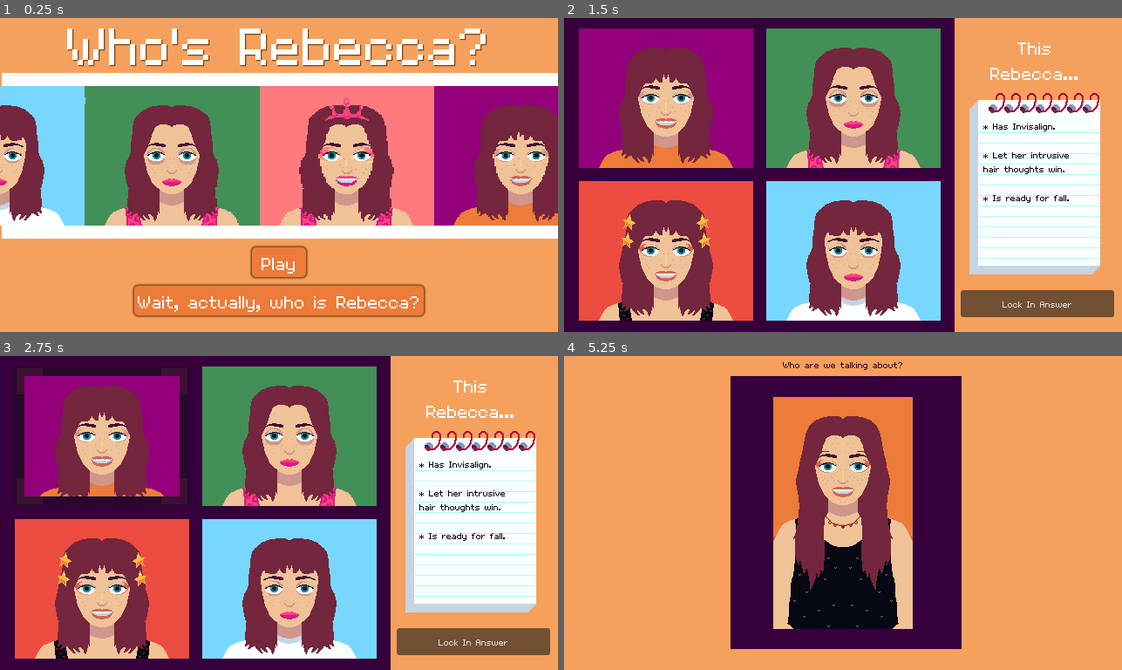
Above: before the commit, frames 1-4 (two rows, left to right).
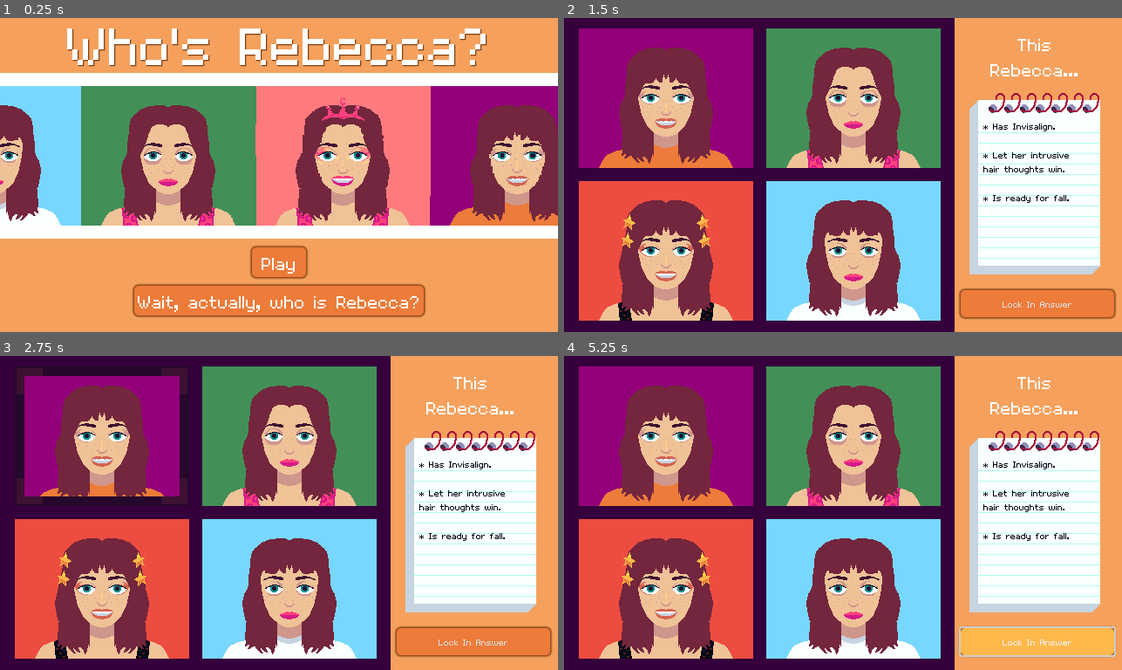
Above: after the commit, the same moments.

Repository: jadicodes/whos-rebecca
Game: Godot game, scene res://main/main.tscn
Same seed, same stepped clock (60 frames per second), same inputs: the game is played once before the commit and once after it.
Inputs (mouse positions are in pixels of both pictures, inside the frame that each line leads up to):
- Up to frame 1 (0.25 s): no input
- Up to frame 2 (1.5 s): click "Play" at 0.5 s; click (843, 175) at 1.25 s
- Up to frame 3 (2.75 s): click (100, 437) at 2.02 s
- Up to frame 4 (5.25 s): click "Lock In Answer" at 2.75 s; click (843, 513) at 3.52 s; click (664, 437) at 4.27 s; click "Lock In Answer" at 5 s

The runs differ from the first frame. In frame 1, 5.9% of the frame differs, in the area x 0-100%, y 17-71%; in frame 2, 3.0%; in frame 3, 3.0%; in frame 4, 78%, in the area x 0-99%, y 0-100%.

Commit message:
Only allow selection of one portrait button at a time

Diff:
--- a/project/game/game.gd
+++ b/project/game/game.gd
@@ -1,10 +1,20 @@
 extends Control
 
-signal answer_locked_in
+signal correct
+signal wrong
+
+var correct_rebecca: CharacterBase
+var selected_rebecca: CharacterBase
 
 @export var _rebeccas: Array[CharacterBase]
 @onready var _portrait_grid = %PortraitGridContainer
 
+
+func _ready():
+	%PortraitButton.portrait_pressed.connect(_on_portrait_button_pressed.bind(%PortraitButton))
+	%PortraitButton2.portrait_pressed.connect(_on_portrait_button_pressed.bind(%PortraitButton2))
+	%PortraitButton3.portrait_pressed.connect(_on_portrait_button_pressed.bind(%PortraitButton3))
+	%PortraitButton4.portrait_pressed.connect(_on_portrait_button_pressed.bind(%PortraitButton4))
 
 # Choose 4 random Rebecca's from the array of all Rebecca's
 
@@ -18,7 +28,8 @@
 		picked_characters.append(_rebeccas[n])
 
 	_create_portraits(picked_characters)
-	var correct_rebecca = picked_characters.pick_random()
+
+	correct_rebecca = picked_characters.pick_random()
 	_set_traits(correct_rebecca)
 
 
@@ -28,6 +39,7 @@
 	var counter = 0
 	for child in _portrait_grid.get_children():
 		child.texture = array_of_characters[counter].get_portrait()
+		child.set_rebecca(array_of_characters[counter])
 		counter += 1
 	counter = 0
 
@@ -36,11 +48,34 @@
 
 func _set_traits(rebecca):
 	rebecca.traits.shuffle()
-	print(rebecca.traits[0], rebecca.traits[1], rebecca.traits[2])
 	$Textbox.set_traits(rebecca.traits[0], rebecca.traits[1], rebecca.traits[2])
 
 
 # When lock in button is pressed, emit signal to alert main
 
 func _on_lock_in_button_pressed() -> void:
-	emit_signal("answer_locked_in")
+	print("s: " + str(selected_rebecca))
+	print("c: " + str(correct_rebecca))
+	if selected_rebecca == correct_rebecca:
+		print("win")
+		emit_signal("correct")
+	else:
+		print("lose")
+		emit_signal("wrong")
+
+
+func _on_portrait_button_pressed(portrait_button: PortraitButton):
+	print("SIGNAL RECIEVED!!!!!!!!")
+	selected_rebecca = portrait_button.get_rebecca()
+	print(portrait_button.get_rebecca())
+	print(selected_rebecca)
+	for child in _portrait_grid.get_children():
+		if child.get_rebecca() != selected_rebecca:
+			child.unpress()
+
+# When a button is pressed, all other buttons become unpressed.
+
+# When any button is pressed, the lock in button becomes enabled.
+# If no buttons are pressed, the lock in button becomes disabled.
+
+# If the lock in button is pressed, determine if the player picked the right Rebecca.
--- a/project/game/game.tscn
+++ b/project/game/game.tscn
@@ -15,6 +15,24 @@
 
 [sub_resource type="StyleBoxFlat" id="StyleBoxFlat_v0kvg"]
 bg_color = Color(0.207843, 0, 0.231373, 1)
+
+[sub_resource type="StyleBoxFlat" id="StyleBoxFlat_e83q5"]
+bg_color = Color(1, 0.721569, 0.290196, 1)
+corner_radius_top_left = 5
+corner_radius_top_right = 5
+corner_radius_bottom_right = 5
+corner_radius_bottom_left = 5
+shadow_color = Color(0.501961, 0.25098, 0.0705882, 1)
+shadow_size = 3
+
+[sub_resource type="StyleBoxFlat" id="StyleBoxFlat_2vr71"]
+bg_color = Color(0.929412, 0.482353, 0.223529, 1)
+corner_radius_top_left = 5
+corner_radius_top_right = 5
+corner_radius_bottom_right = 5
+corner_radius_bottom_left = 5
+shadow_color = Color(0.501961, 0.25098, 0.0705882, 1)
+shadow_size = 3
 
 [node name="Game" type="Control"]
 layout_mode = 3
@@ -74,15 +92,19 @@
 columns = 2
 
 [node name="PortraitButton" parent="PortraitContainerBackground/PortraitGridContainer" instance=ExtResource("11_awxjo")]
+unique_name_in_owner = true
 layout_mode = 2
 
 [node name="PortraitButton2" parent="PortraitContainerBackground/PortraitGridContainer" instance=ExtResource("11_awxjo")]
+unique_name_in_owner = true
 layout_mode = 2
 
 [node name="PortraitButton3" parent="PortraitContainerBackground/PortraitGridContainer" instance=ExtResource("11_awxjo")]
+unique_name_in_owner = true
 layout_mode = 2
 
 [node name="PortraitButton4" parent="PortraitContainerBackground/PortraitGridContainer" instance=ExtResource("11_awxjo")]
+unique_name_in_owner = true
 layout_mode = 2
 
 [node name="Textbox" parent="." instance=ExtResource("12_ar6a3")]
@@ -110,6 +132,10 @@
 offset_bottom = -17.0
 grow_horizontal = 0
 grow_vertical = 0
+theme_override_styles/hover = SubResource("StyleBoxFlat_e83q5")
+theme_override_styles/normal = SubResource("StyleBoxFlat_2vr71")
 text = "Lock In Answer"
 
+[connection signal="portrait_pressed" from="PortraitContainerBackground/PortraitGridContainer/PortraitButton" to="." method="_on_portrait_button_portrait_pressed"]
+[connection signal="portrait_pressed" from="PortraitContainerBackground/PortraitGridContainer/PortraitButton2" to="." method="_on_portrait_button_portrait_pressed"]
 [connection signal="pressed" from="LockInButton" to="." method="_on_lock_in_button_pressed"]
--- /dev/null
+++ b/project/game/portrait_buttons/portrait_button.gd
@@ -0,0 +1,27 @@
+class_name PortraitButton
+extends TextureRect
+
+signal portrait_pressed
+
+var rebecca: CharacterBase
+
+
+func set_rebecca(new_rebecca: CharacterBase):
+	rebecca = new_rebecca
+
+
+func get_rebecca() -> CharacterBase:
+	return rebecca
+
+
+func set_portrait():
+	texture = rebecca.portrait
+
+
+func _on_frame_button_pressed() -> void:
+	print("Pressed")
+	emit_signal("portrait_pressed")
+
+
+func unpress():
+	$FrameButton.button_pressed = false
--- a/project/game/portrait_buttons/portrait_button.tscn
+++ b/project/game/portrait_buttons/portrait_button.tscn
@@ -1,6 +1,7 @@
-[gd_scene load_steps=4 format=3 uid="uid://dvipta2vblwk6"]
+[gd_scene load_steps=5 format=3 uid="uid://dvipta2vblwk6"]
 
 [ext_resource type="Texture2D" uid="uid://m7aeq650wkmf" path="res://resources/rebecca_portrait_2.png" id="1_tovs1"]
+[ext_resource type="Script" path="res://game/portrait_buttons/portrait_button.gd" id="2_1i6or"]
 [ext_resource type="Texture2D" uid="uid://c0ct4l50jt5wr" path="res://game/portrait_buttons/pressed.png" id="2_2w6ea"]
 [ext_resource type="Texture2D" uid="uid://b1y4mpnyhwcww" path="res://game/portrait_buttons/hover.png" id="3_gcktt"]
 
@@ -13,6 +14,7 @@
 grow_horizontal = 2
 grow_vertical = 2
 texture = ExtResource("1_tovs1")
+script = ExtResource("2_1i6or")
 
 [node name="FrameButton" type="TextureButton" parent="."]
 layout_mode = 1
@@ -24,3 +26,5 @@
 toggle_mode = true
 texture_pressed = ExtResource("2_2w6ea")
 texture_hover = ExtResource("3_gcktt")
+
+[connection signal="pressed" from="FrameButton" to="." method="_on_frame_button_pressed"]
--- a/project/game/textbox/textbox.tscn
+++ b/project/game/textbox/textbox.tscn
@@ -22,9 +22,9 @@
 [node name="Label" type="Label" parent="TextureRect"]
 custom_minimum_size = Vector2(100, 0)
 layout_mode = 2
-offset_top = -64.0
+offset_top = -68.0
 offset_right = 151.0
-offset_bottom = -9.0
+offset_bottom = -13.0
 theme_override_font_sizes/font_size = 32
 text = "This Rebecca..."
 horizontal_alignment = 1
--- a/project/main/main.gd
+++ b/project/main/main.gd
@@ -32,5 +32,9 @@
 	game._choose_random_characters("Jared")
 
 
-func _on_game_answer_locked_in() -> void:
-	_change_current_scene(character_select)
+func _on_game_correct() -> void:
+	pass # Replace with function body.
+
+
+func _on_game_wrong() -> void:
+	pass # Replace with function body.
--- a/project/main/main.tscn
+++ b/project/main/main.tscn
@@ -24,6 +24,7 @@
 layout_mode = 1
 
 [connection signal="game_started" from="MainMenu" to="." method="_on_main_menu_game_started"]
-[connection signal="answer_locked_in" from="Game" to="." method="_on_game_answer_locked_in"]
+[connection signal="correct" from="Game" to="." method="_on_game_correct"]
+[connection signal="wrong" from="Game" to="." method="_on_game_wrong"]
 [connection signal="jared_selected" from="CharacterSelect" to="." method="_on_character_select_jared_selected"]
 [connection signal="rebecca_selected" from="CharacterSelect" to="." method="_on_character_select_rebecca_selected"]
--- a/project/main_menu/main_menu.tscn
+++ b/project/main_menu/main_menu.tscn
@@ -49,9 +49,9 @@
 
 [node name="ScrollBackground" type="ColorRect" parent="."]
 layout_mode = 0
-offset_left = 2.0
+offset_left = -2.0
 offset_top = 63.0
-offset_right = 646.0
+offset_right = 642.0
 offset_bottom = 253.0
 
 [node name="PortraitScroll" type="TextureRect" parent="ScrollBackground"]
Not shown: 1 places in project/game/game.tscn that only renumber resources
